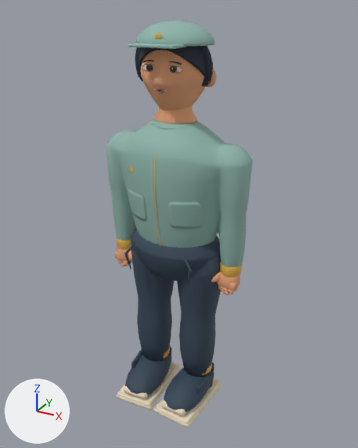
Two versions of the glTF model models/atrium/residents/he-master.glb, one commit apart.
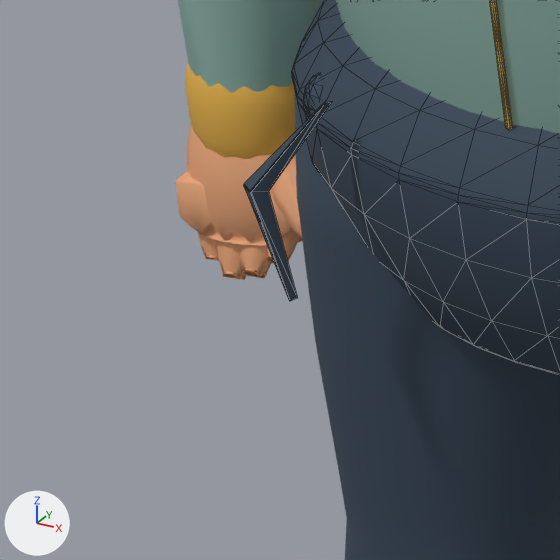
The first picture shows the older version from a 50 mm camera at (0.974, -1.741, 1.752) aimed at (0.023, -0.013, 0.888). The close-ups show the older and then the newer version on the part from 25% to 47% of the width and 51% to 68% of the height of that picture. Only the edits that show in the close-ups are written down. Every picture has the same lights, and +X, +Y and +Z are marked at lower left. The close-ups show mesh edges as thin lines. Where no turn or scale is listed for an object, it has been applied to the vertices. Vertices at exactly the same position are counted once.

Names of what the first close-up shows: 'SkinnedArticulationCore', 'VisualRoot_Surface'.
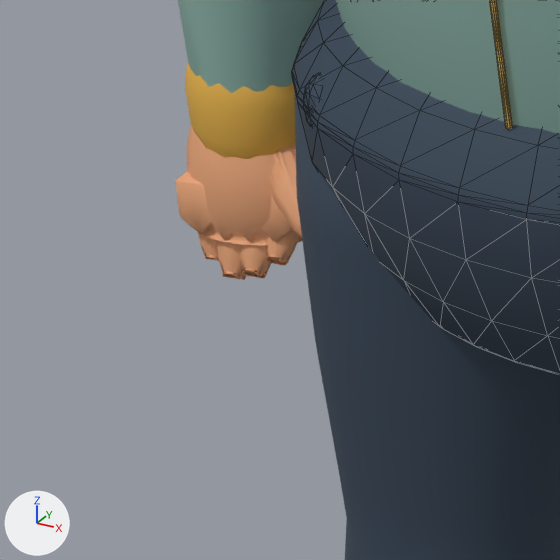
Where the change shows, as pixel boxes [x1, y1, x2, y2] in the close-ups (560 x 560 px):
```json
{"object": "VisualRoot_Surface", "change": "reshaped", "before": [244, 0, 560, 375], "after": [292, 0, 560, 375]}
{"part": 1, "of": "me_neckmesh", "change": "deleted", "before": [244, 102, 331, 301], "on screen": "blue"}
```

The change, as JSON lines over the scene's bpy script:
```json
{"block": "me_neckmesh", "where": "# used by ob_visualroot_surface; location = (0.0, 0.0, 0.0)"}
{"op": "remove", "block": "me_neckmesh", "code": "me_neckmesh.from_pydata(...)  # 1294 vertices, 2524 faces; spans x -0.219..0.219, y -0.171..0.159, z 0.655..1.465"}
{"op": "add", "block": "me_neckmesh", "code": "me_neckmesh.from_pydata(...)  # 1252 vertices, 2472 faces; spans x -0.219..0.219, y -0.171..0.159, z 0.655..1.465"}
{"block": "me_neckmesh", "change": "me_neckmesh part 1: the loose piece of 21 vertices spanning x -0.167..-0.113, y -0.168..-0.145, z 0.69..0.825 is deleted"}
{"block": "me_neckmesh", "change": "other edits to the shape of me_neckmesh do not show in these pictures"}
```
